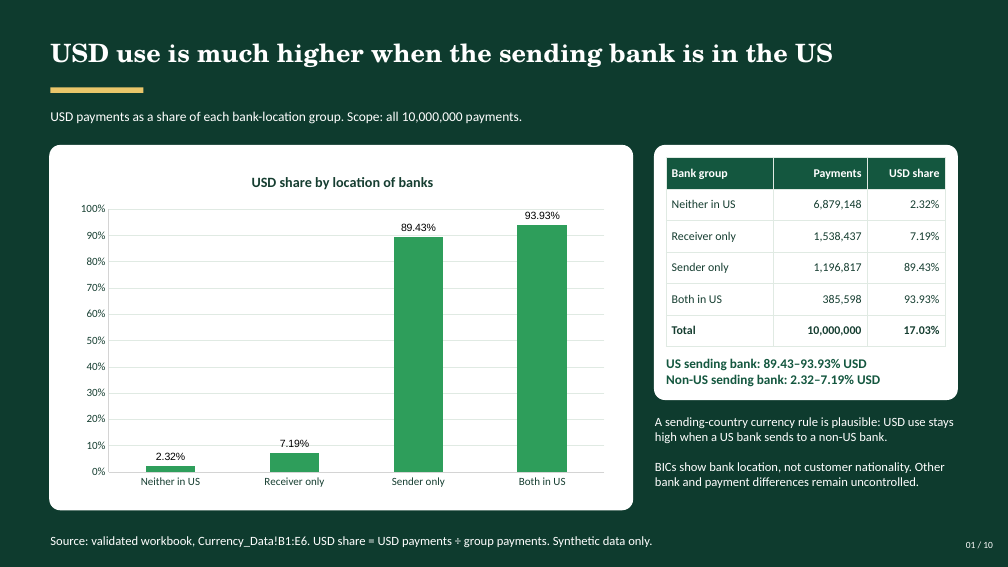
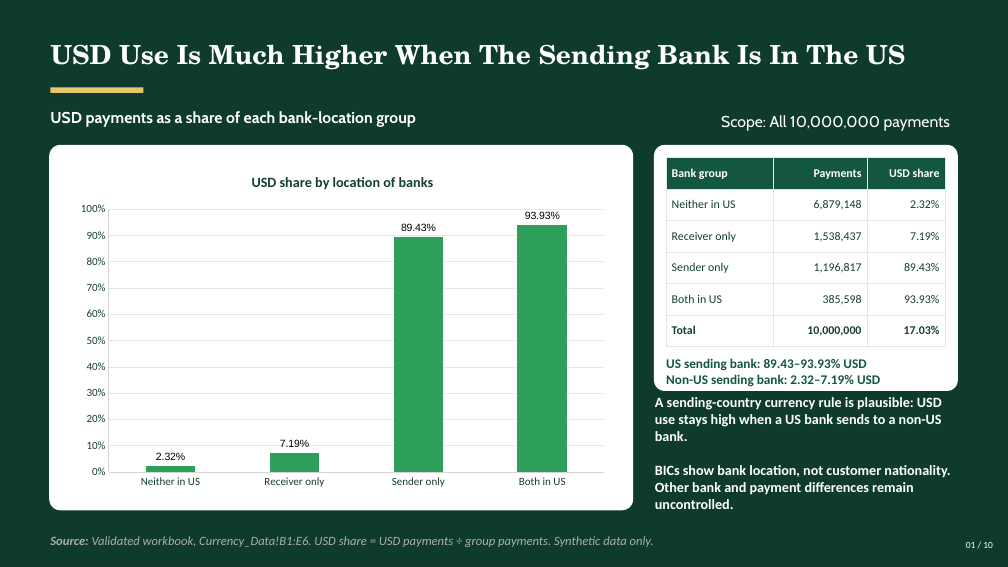
Before and after one commit to w313nnn/UMDAC-Datathon-2026, a slide deck: slide 1 of UMDAC_Combined_Findings.pptx. Drawn at 1008x567 pixels with LibreOffice and Linux fonts; fonts in the diff are those of the drawing. Boxes give left, top, right and bottom in pixels: in the first picture for what was removed or moved away, otherwise in the second. Text is boxed around its words. In the diff, an @@ line names an element or a change of style, - is before the commit and + after.

```diff
--- a/UMDAC_Combined_Findings.pptx
+++ b/UMDAC_Combined_Findings.pptx
@@ text at <box>50,44,905,70</box>: text changed; size 24 to 25 pt @@
-USD use is much higher when the sending bank is in the US
+USD Use Is Much Higher When The Sending Bank Is In The US
@@ text at <box>50,111,416,127</box>: text changed; size 12.8 to 15 pt; font Calibri to Cabin; bold on @@
-USD payments as a share of each bank-location group. Scope: all 10,000,000 payments.
+USD payments as a share of each bank-location group
@@ text added at <box>721,115,950,131</box>, 15 pt, text #FFFFFF @@
+Scope: All 10,000,000 payments
@@ rounded rectangle: place and size @@
-rounded rectangle at <box>654,145,958,401</box>
+rounded rectangle at <box>654,145,958,392</box>
@@ text "A sending-country currency rule is ...": place and size @@
-text "A sending-country currency rule is ..." at <box>655,417,954,488</box>
+text "A sending-country currency rule is ..." at <box>655,397,950,509</box>
@@ text "A sending-country currency rule is ..." at <box>655,397,950,509</box>: size 12 to 13.5 pt, bold on @@
@@ text at <box>50,536,654,547</box>: text changed; text colour #FFFFFF to #AEAEAE; italic on @@
-Source: validated workbook, Currency_Data!B1:E6. USD share = USD payments ÷ group payments. Synthetic data only.
+Source: Validated workbook, Currency_Data!B1:E6. USD share = USD payments ÷ group payments. Synthetic data only.
```
Also in this commit, not shown: 9 other slides changed.
